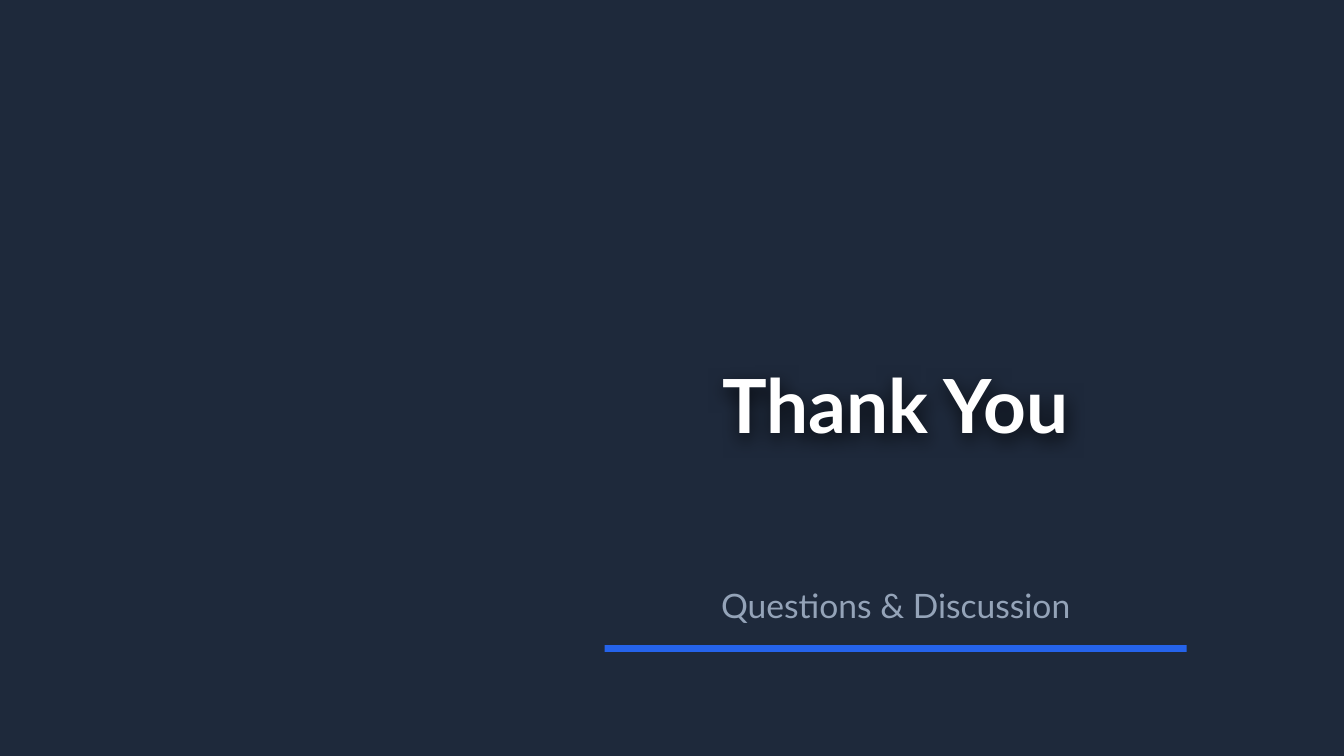
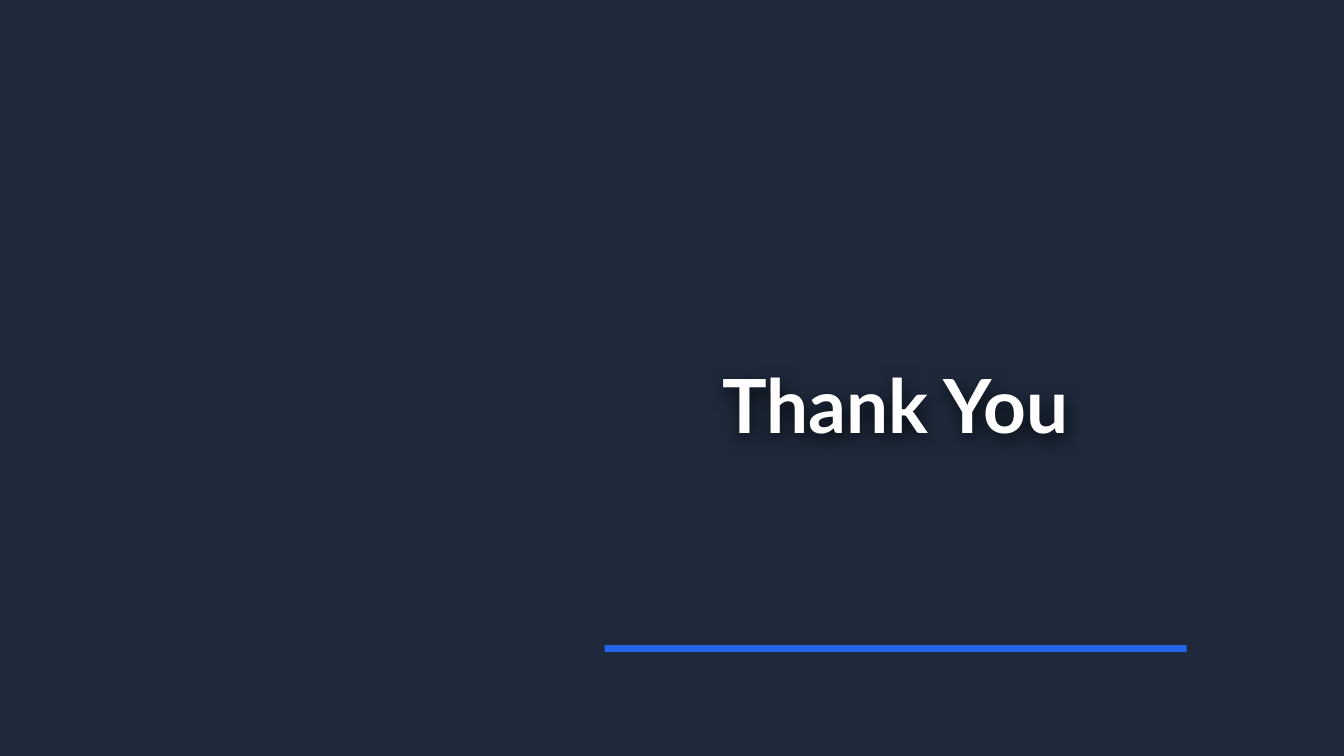
Before and after one commit to gaukaichuan/Lead-generator-, a slide deck: slide 10 of Sales_Lead_Generator_Proposal.pptx. Drawn at 1344x756 pixels with LibreOffice and Linux fonts; fonts in the diff are those of the drawing. Boxes give left, top, right and bottom in pixels: in the first picture for what was removed or moved away, otherwise in the second. Text is boxed around its words. In the diff, an @@ line names an element or a change of style, - is before the commit and + after.

```diff
--- a/Sales_Lead_Generator_Proposal.pptx
+++ b/Sales_Lead_Generator_Proposal.pptx
@@ text removed at box(721, 593, 1071, 623) @@
-Questions & Discussion
```
Also in this commit, not shown: 8 other slides changed, 2 other files.
